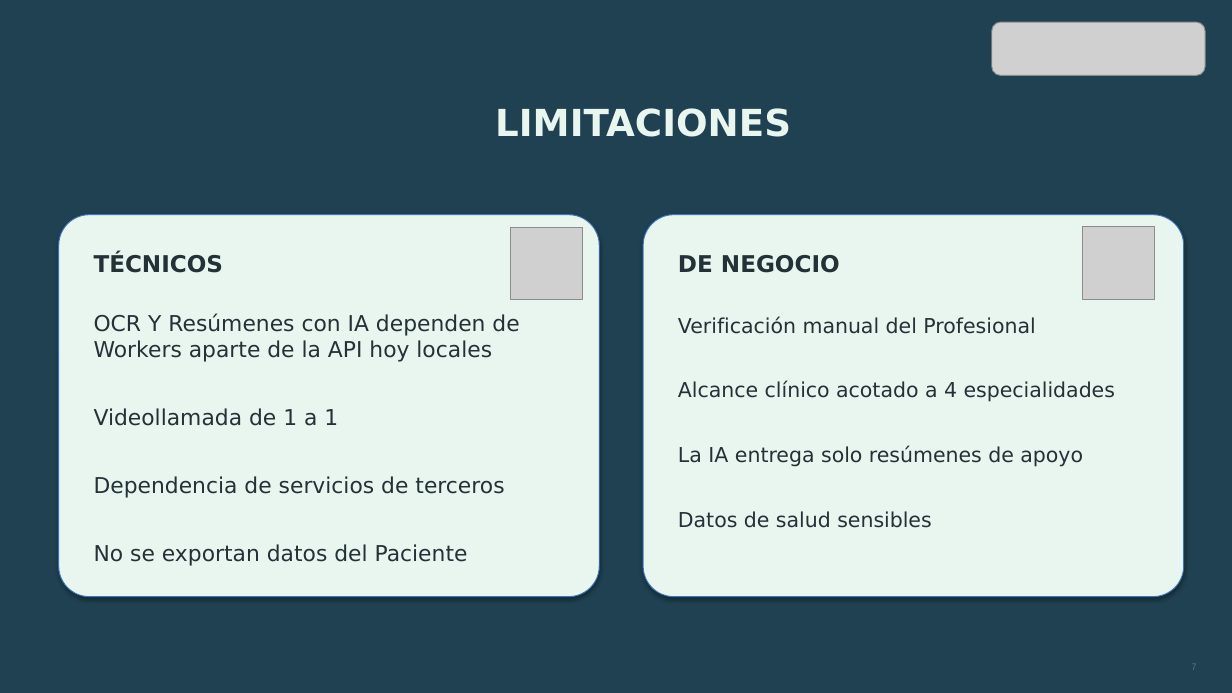
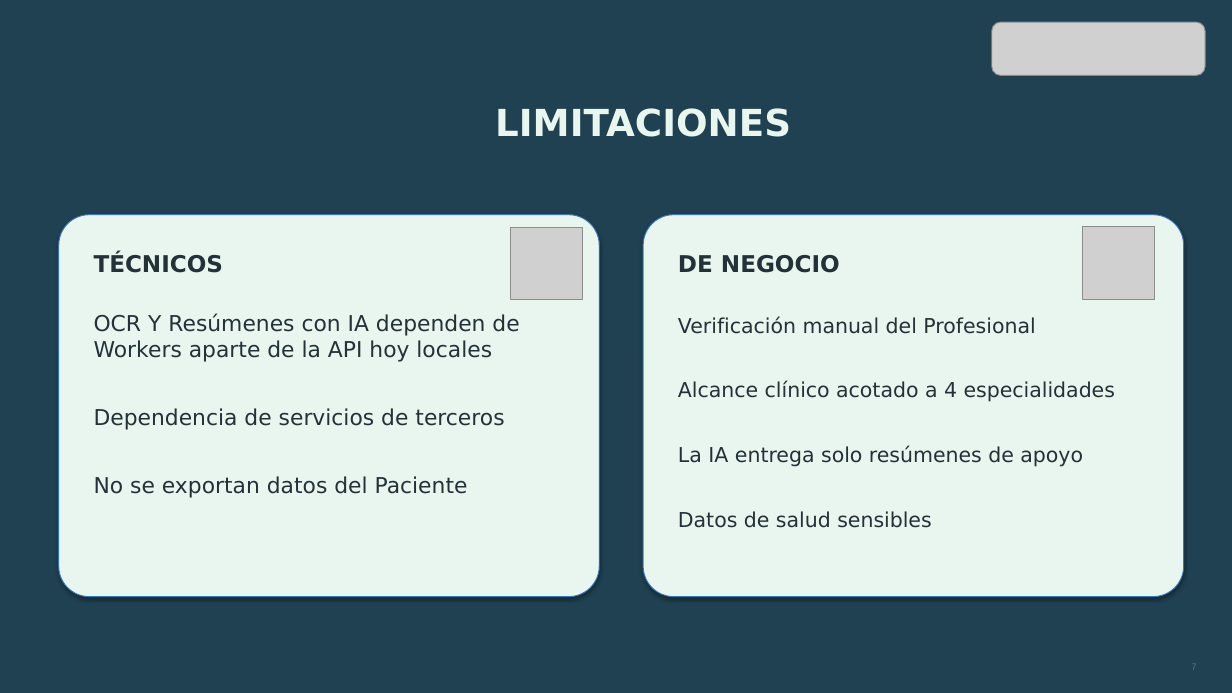
Before and after one commit to DarthBane1138/NutriLink-Capstone-documentacion, a slide deck: slide 7 of Fase 2/Evidencias Proyecto/Presentación Proyecto.pptx. Drawn at 1232x693 pixels with LibreOffice and Linux fonts; fonts in the diff are those of the drawing; grey boxes stand for pictures. Boxes give left, top, right and bottom in pixels: in the first picture for what was removed or moved away, otherwise in the second. Text is boxed around its words. In the diff, an @@ line names an element or a change of style, - is before the commit and + after.

```diff
--- a/Fase 2/Evidencias Proyecto/Presentación Proyecto.pptx
+++ b/Fase 2/Evidencias Proyecto/Presentación Proyecto.pptx
@@ text in rounded rectangle at [94, 408, 338, 426]: paragraph removed @@
-Videollamada de 1 a 1
```
Also in this commit, not shown: 2 other slides changed, 1 other file.
